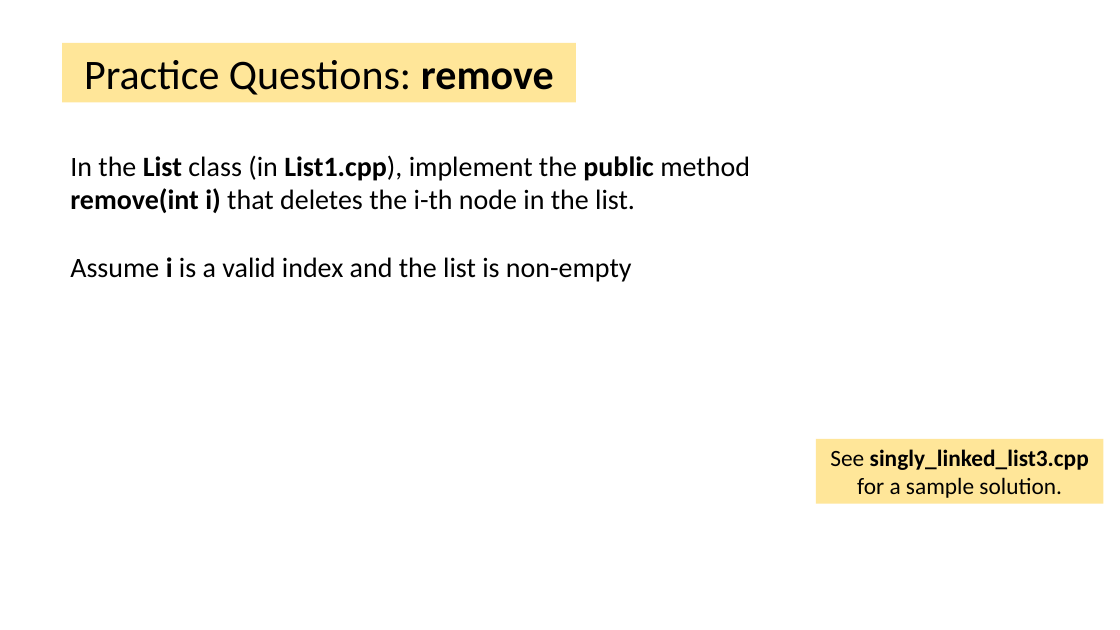
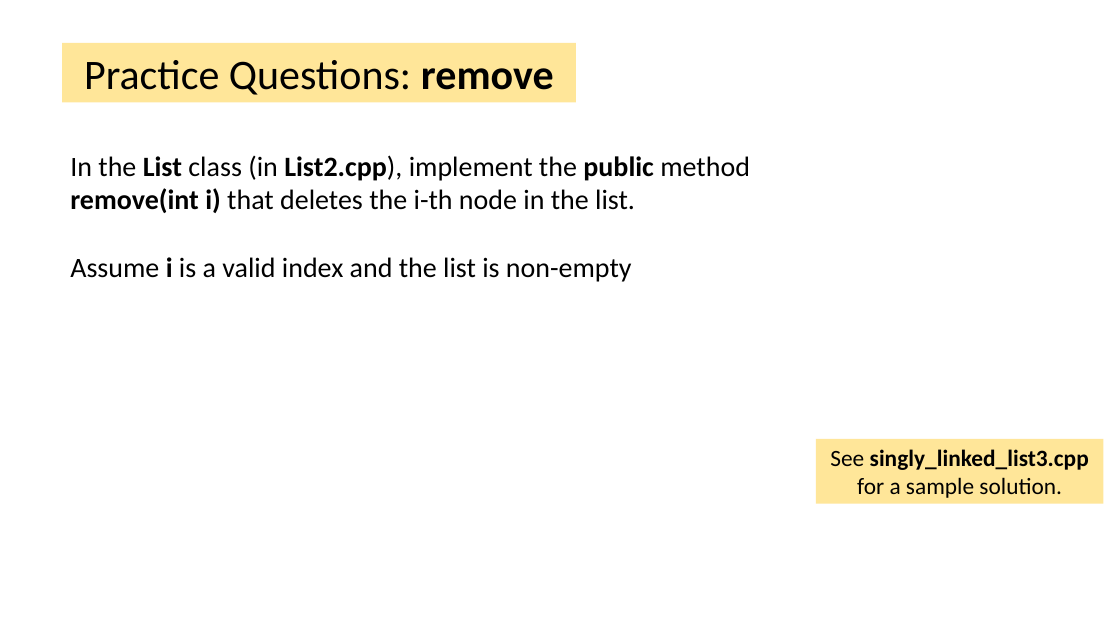
Before and after one commit to tjd1234/cmpt225fall2023, a slide deck: slide 5 of lecture_notes/week3/week3.pptx (slide 4 before the commit). Drawn at 1120x630 pixels with LibreOffice and Linux fonts; fonts in the diff are those of the drawing. Boxes give left, top, right and bottom in pixels: in the first picture for what was removed or moved away, otherwise in the second. Text is boxed around its words. In the diff, an @@ line names an element or a change of style, - is before the commit and + after.

```diff
--- a/lecture_notes/week3/week3.pptx
+++ b/lecture_notes/week3/week3.pptx
@@ text at (70,155,750,213): text changed @@
-In the List class (in List1.cpp), implement the public method remove(int i) that deletes the i-th node in the list.
+In the List class (in List2.cpp), implement the public method remove(int i) that deletes the i-th node in the list.
```
Also in this commit, not shown: 2 other slides changed, 1 slide added, 5 other files.
